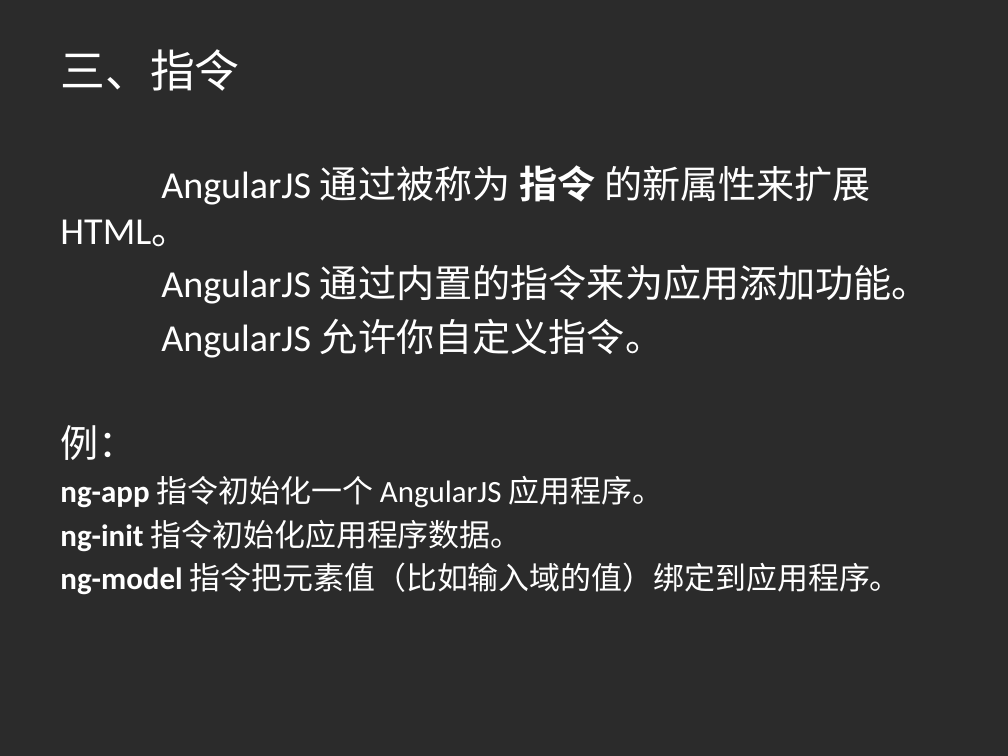
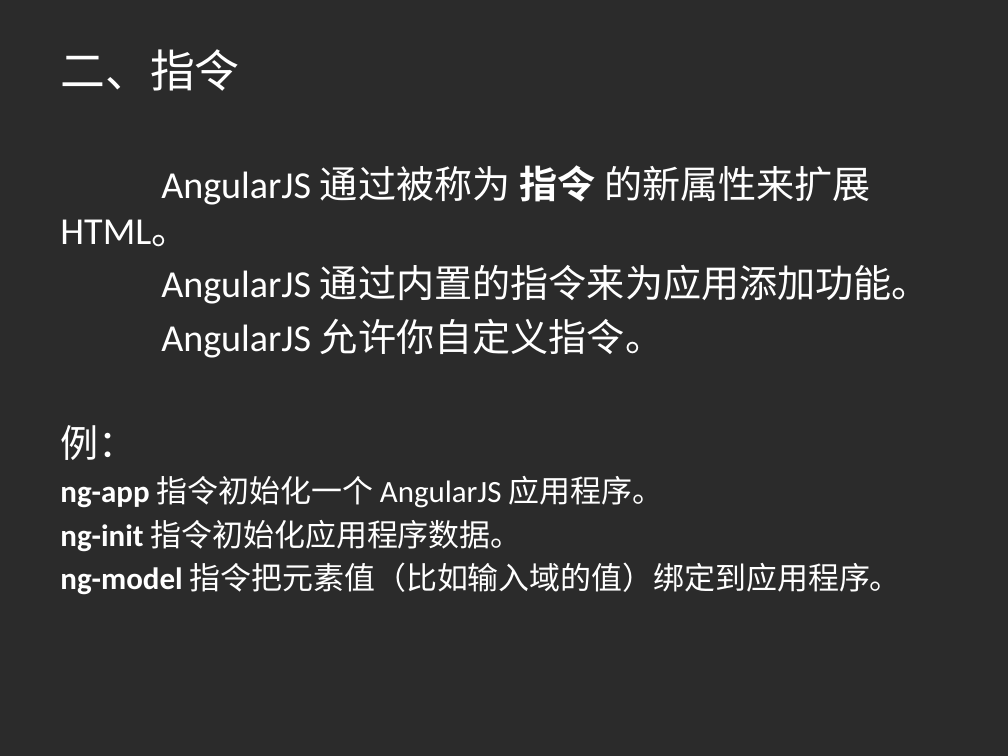
Before and after one commit to zhengqi900/angular, a slide deck: slide 3 of AngularJS.pptx (slide 4 before the commit). Drawn at 1008x756 pixels with LibreOffice and Linux fonts; fonts in the diff are those of the drawing; background and template pictures are left out; a plain dark background stands for a picture behind light text. Boxes give left, top, right and bottom in pixels: in the first picture for what was removed or moved away, otherwise in the second. Text is boxed around its words. In the diff, an @@ line names an element or a change of style, - is before the commit and + after.

```diff
--- a/AngularJS.pptx
+++ b/AngularJS.pptx
@@ title at (60, 49, 239, 91): text changed @@
-三、指令
+二、指令
```
Also in this commit, not shown: 2 other slides changed.
